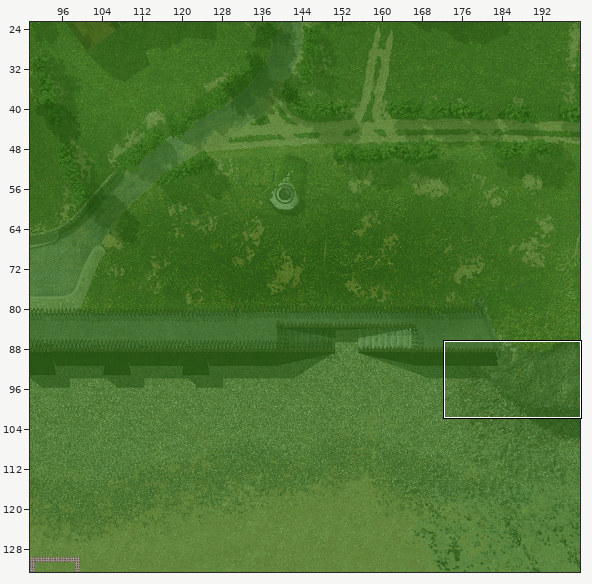
Tiled map -- examples/minidblue/world.tmx. The first picture is a wide view before the edit; the outline marks the close-up.
Close-up. Earlier state:
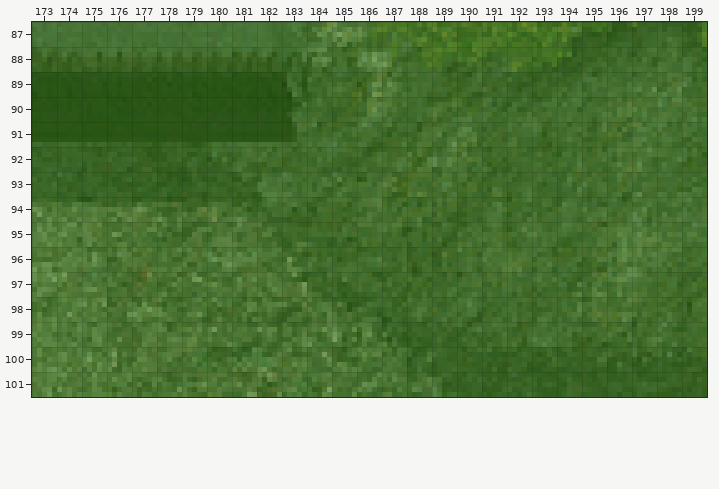
Cells are 5x5 px. Shown: x 173..199, y 87..101. The commit also changed other parts of the map, which this record leaves out.
The result:
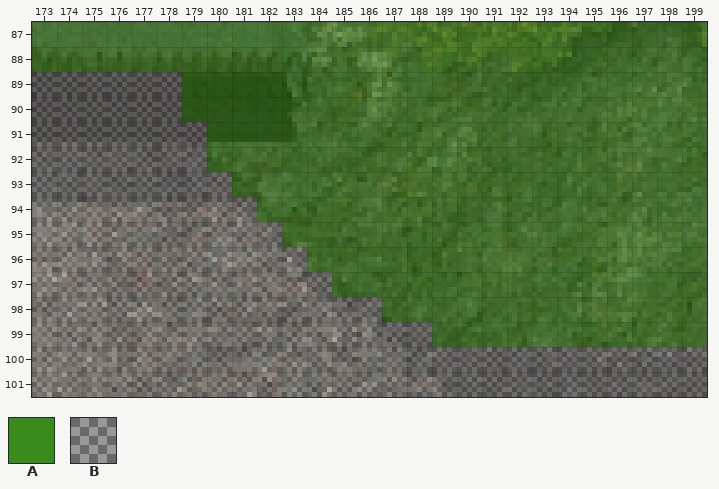
Key: from "terrain": A 0, B 8.
_ is an empty cell, . an unchanged one.
Change:
--- layer "terrain"
@@ x 173..199 @@
- 89 AAAAAA.....................
- 90 AAAAAA.....................
- 91 AAAAAAA....................
- 92 AAAAAAA....................
- 93 AAAAAAAA...................
- 94 AAAAAAAAA..................
- 95 AAAAAAAAAA.................
- 96 AAAAAAAAAAA................
- 97 AAAAAAAAAAAA...............
- 98 AAAAAAAAAAAAAA.............
- 99 AAAAAAAAAAAAAAAA...........
-100 AAAAAAAAAAAAAAAAAAAAAAAAAAA
-101 AAAAAAAAAAAAAAAAAAAAAAAAAAA
+ 89 BBBBBB.....................
+ 90 BBBBBB.....................
+ 91 BBBBBBB....................
+ 92 BBBBBBB....................
+ 93 BBBBBBBB...................
+ 94 BBBBBBBBB..................
+ 95 BBBBBBBBBB.................
+ 96 BBBBBBBBBBB................
+ 97 BBBBBBBBBBBB...............
+ 98 BBBBBBBBBBBBBB.............
+ 99 BBBBBBBBBBBBBBBB...........
+100 BBBBBBBBBBBBBBBBBBBBBBBBBBB
+101 BBBBBBBBBBBBBBBBBBBBBBBBBBB
